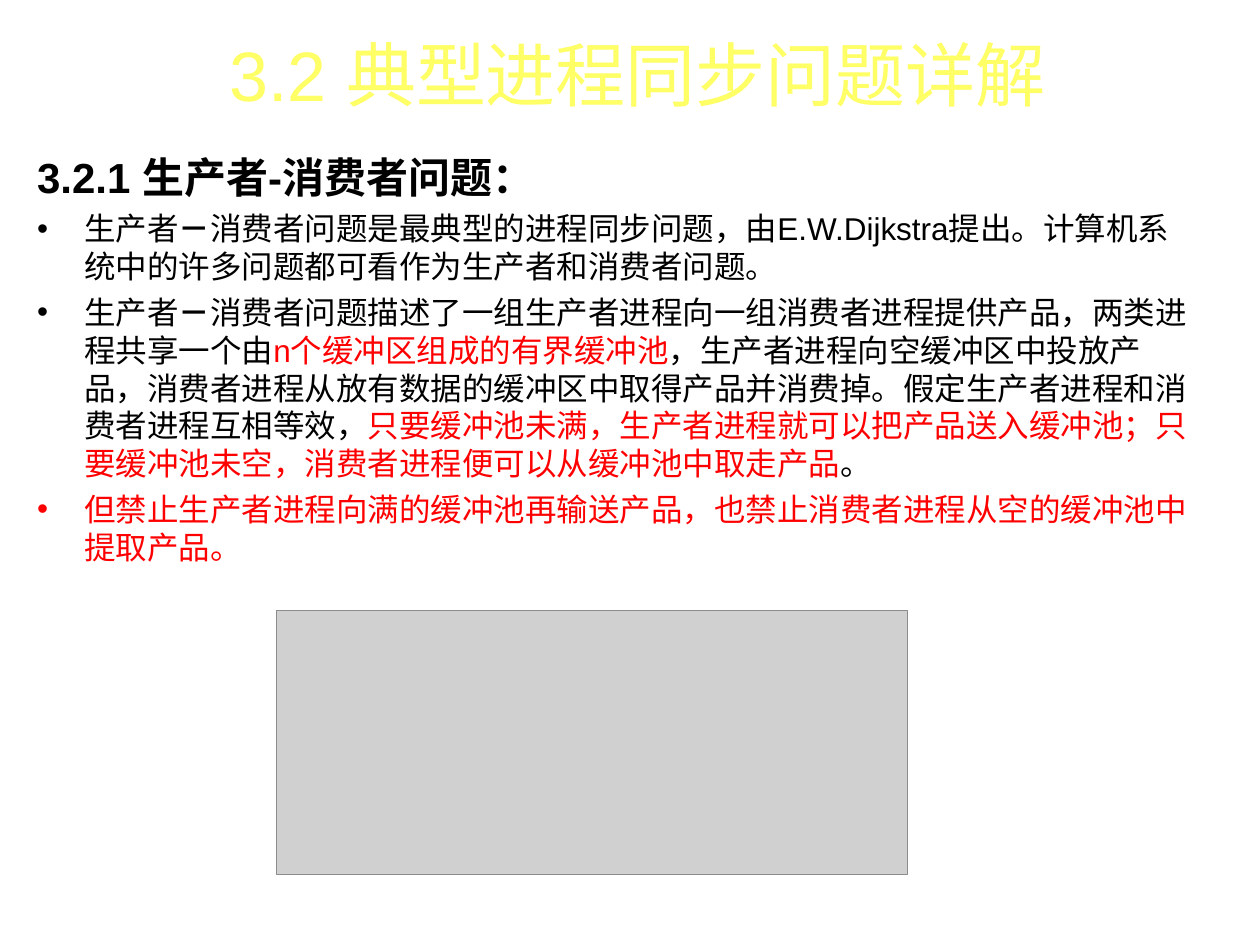
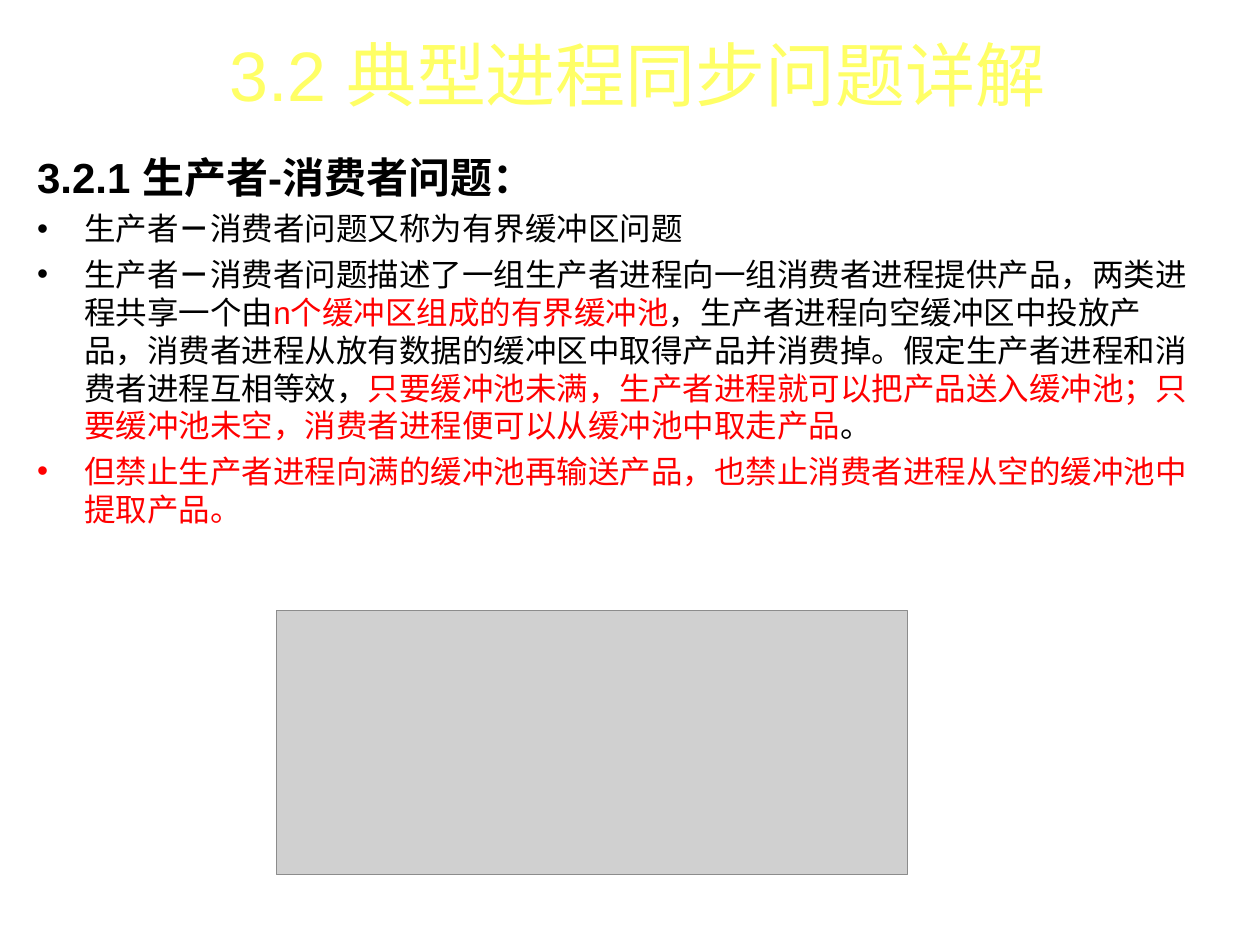
Before and after one commit to FourierAI/Operating-system, a slide deck: slide 23 of 操作系统-第3章.ppt (slide 22 before the commit). Drawn at 1260x945 pixels with LibreOffice and Linux fonts; fonts in the diff are those of the drawing; grey boxes stand for pictures; background and template pictures are left out. Boxes give left, top, right and bottom in pixels: in the first picture for what was removed or moved away, otherwise in the second. Text is boxed around its words. In the diff, an @@ line names an element or a change of style, - is before the commit and + after.

```diff
--- a/操作系统-第3章.ppt
+++ b/操作系统-第3章.ppt
@@ text at (84,213,682,243): text changed @@
-• 生产者－消费者问题是最典型的进程同步问题，由E.W.Dijkstra提出。计算机系统中的许多问题都可看作为生产者和消费者问题。
+• 生产者－消费者问题又称为有界缓冲区问题
```
Also in this commit, not shown: 14 other slides changed, 3 slides added, 8 other files.
